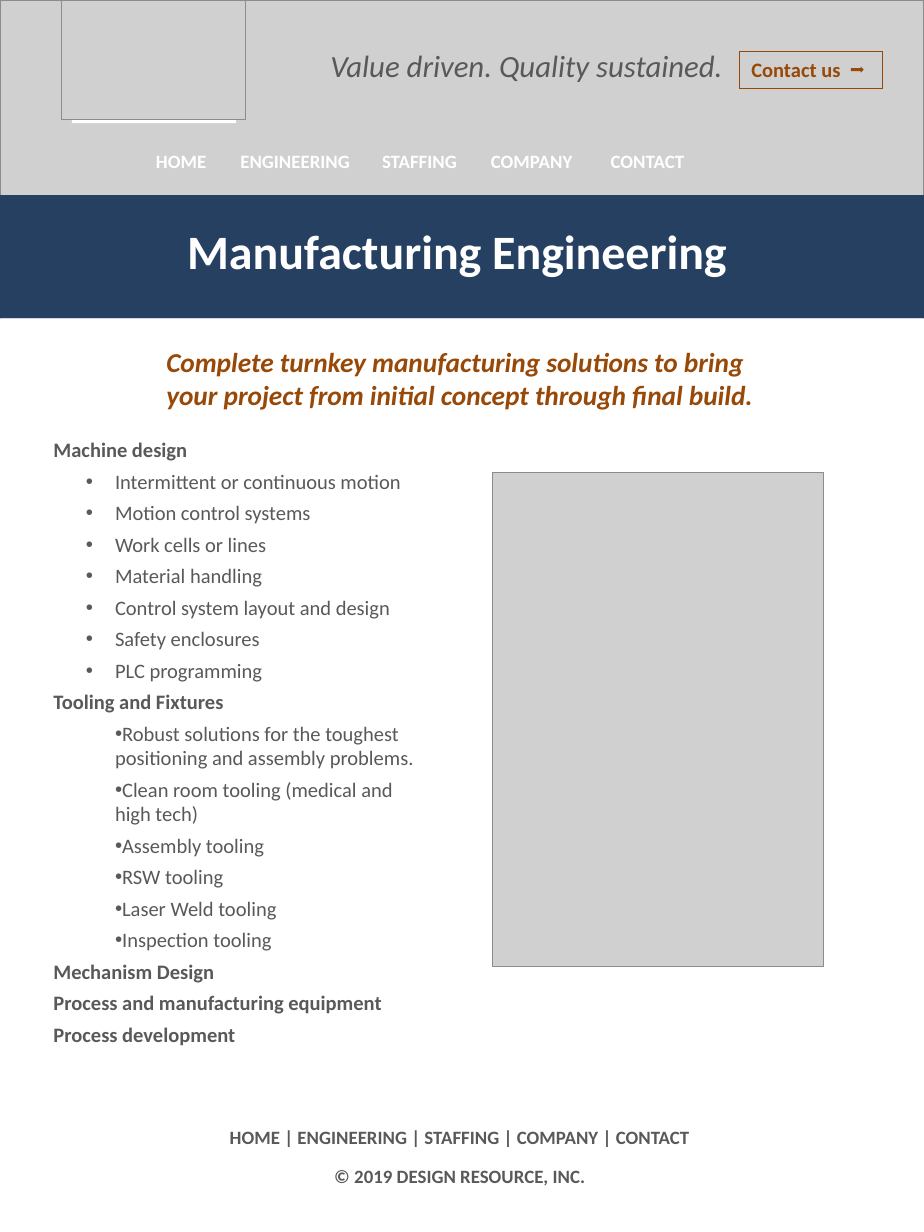
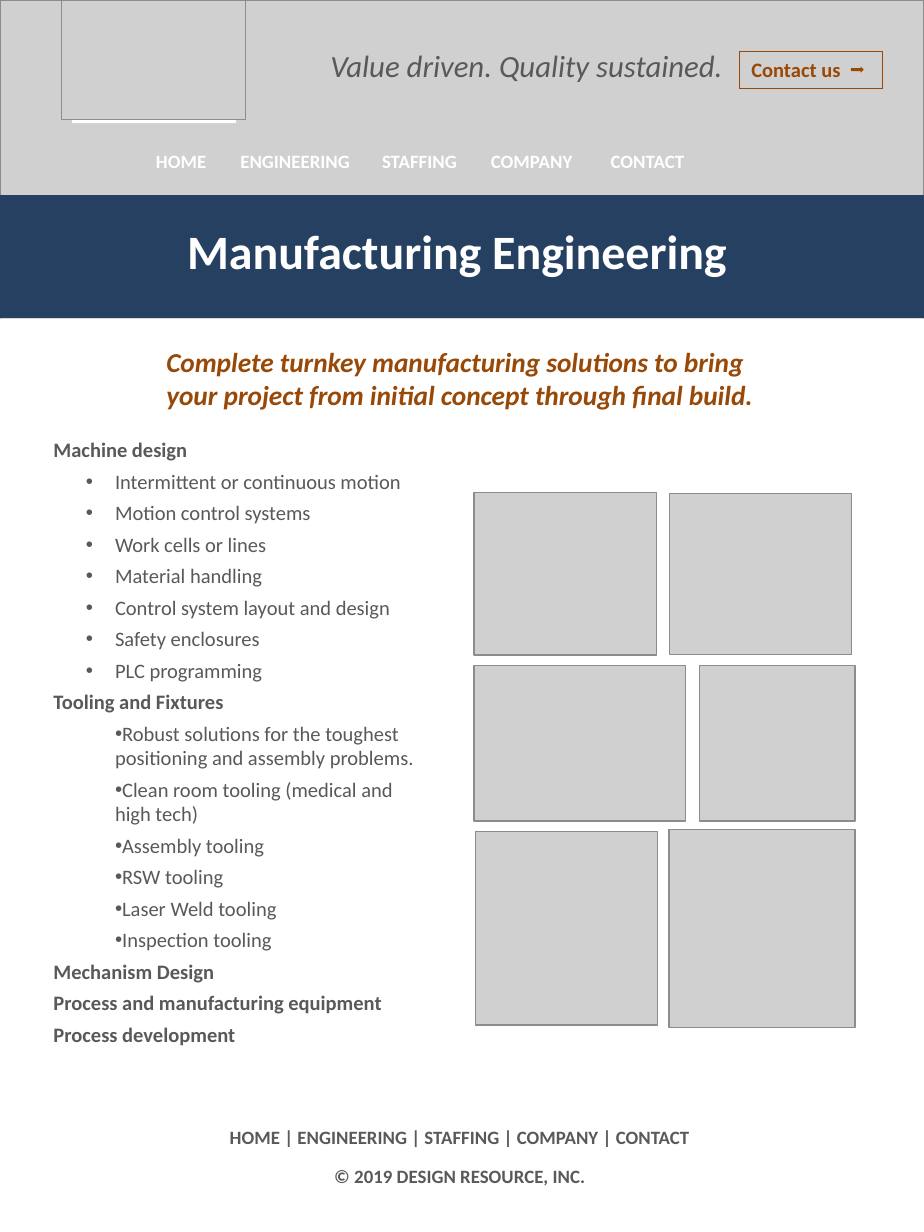
Before and after one commit to doncasanova/design-resource, a slide deck: slide 2 of docs/DRI website.pptx. Drawn at 924x1232 pixels with LibreOffice and Linux fonts; fonts in the diff are those of the drawing; grey boxes stand for pictures; background and template pictures are left out. Boxes give left, top, right and bottom in pixels: in the first picture for what was removed or moved away, otherwise in the second. Text is boxed around its words. In the diff, an @@ line names an element or a change of style, - is before the commit and + after.

```diff
--- a/docs/DRI website.pptx
+++ b/docs/DRI website.pptx
@@ picture removed at (x1=493, y1=472, x2=823, y2=966) @@
@@ picture added at (x1=474, y1=493, x2=657, y2=655) @@
@@ picture added at (x1=669, y1=494, x2=850, y2=655) @@
@@ picture added at (x1=474, y1=665, x2=685, y2=821) @@
@@ picture added at (x1=700, y1=665, x2=855, y2=821) @@
@@ picture added at (x1=476, y1=832, x2=658, y2=1025) @@
@@ picture added at (x1=669, y1=830, x2=855, y2=1027) @@
```
Also in this commit, not shown: 1 other slide changed, 5 slides added, 3 other files.
